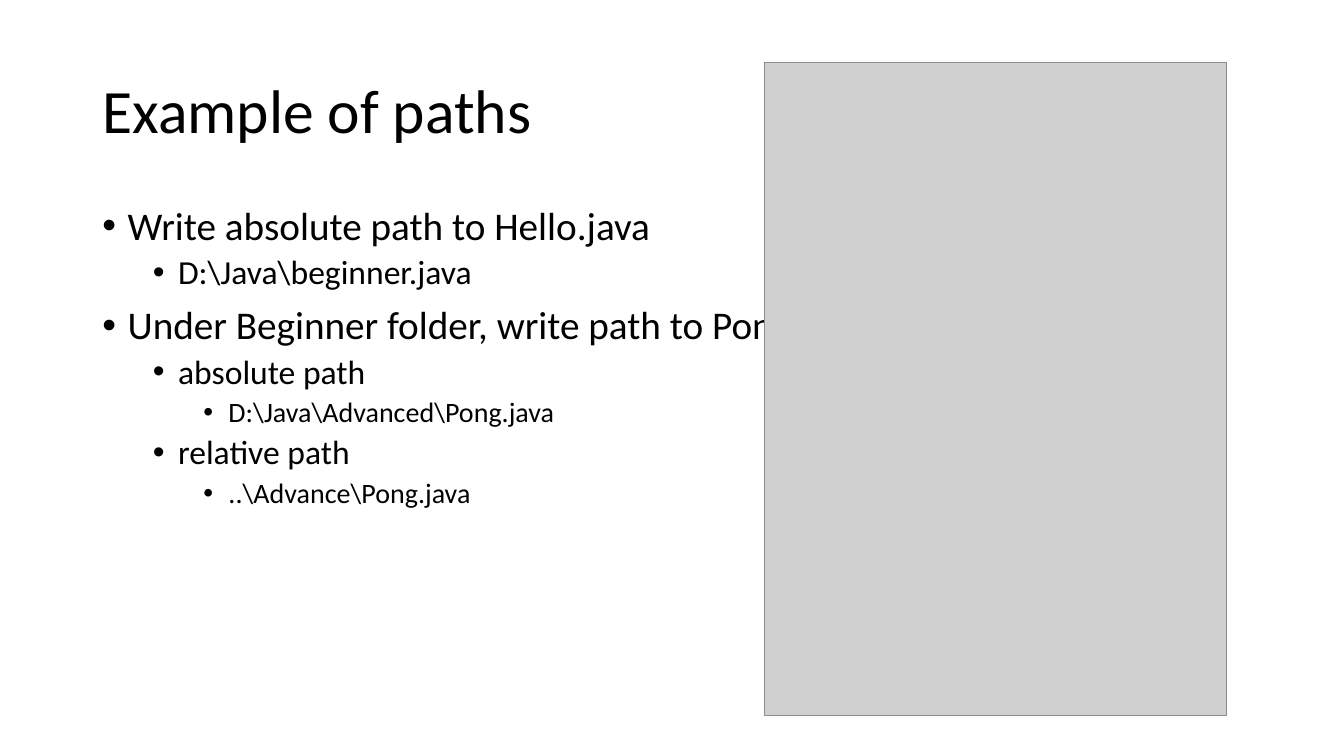
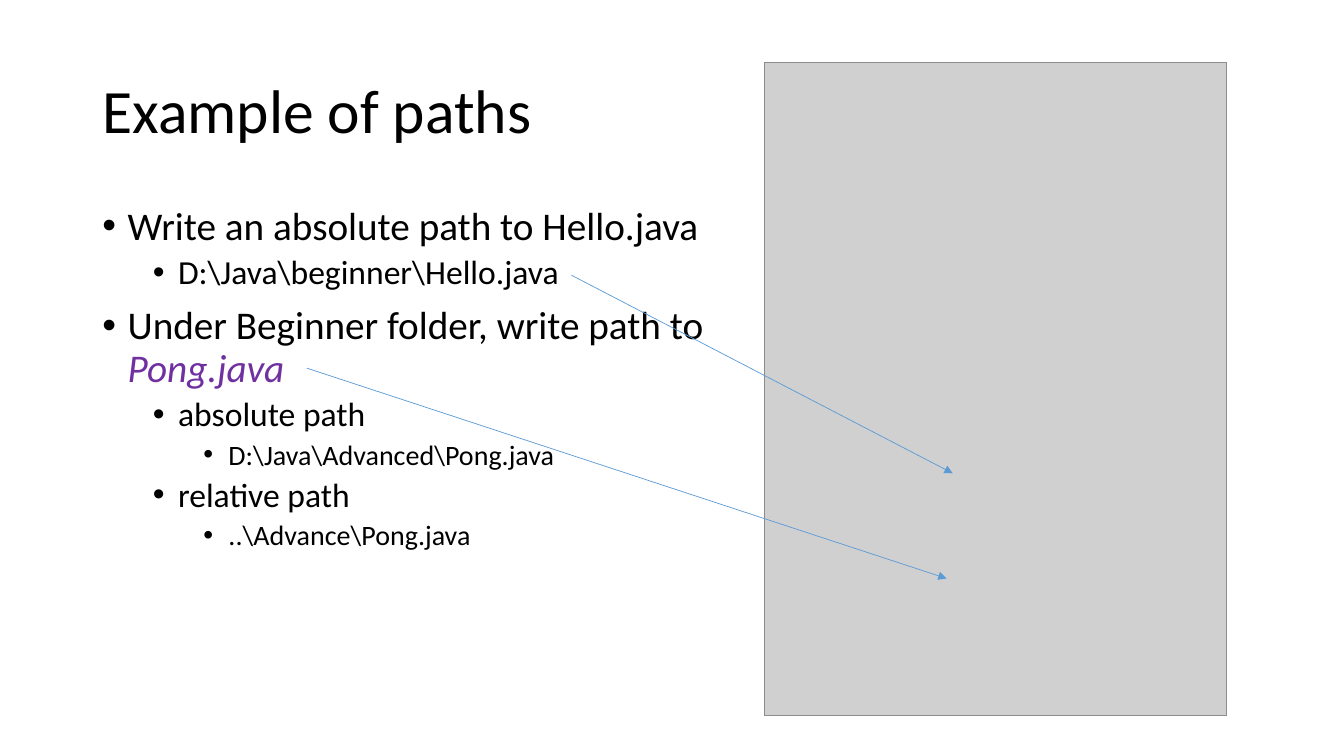
Before and after one commit to frankwxu/digital-forensics-lab, a slide deck: slide 7 of Basic_Computer_Skills_for_Forensics/0_Win_command_line_tutorial.pptx. Drawn at 1344x756 pixels with LibreOffice and Linux fonts; fonts in the diff are those of the drawing; grey boxes stand for pictures; background and template pictures are left out. Boxes give left, top, right and bottom in pixels: in the first picture for what was removed or moved away, otherwise in the second. Text is boxed around its words. In the diff, an @@ line names an element or a change of style, - is before the commit and + after.

```diff
--- a/Basic_Computer_Skills_for_Forensics/0_Win_command_line_tutorial.pptx
+++ b/Basic_Computer_Skills_for_Forensics/0_Win_command_line_tutorial.pptx
@@ text at [128,212,698,290]: text changed @@
-• Write absolute path to Hello.java
-  • D:\Java\beginner.java
+• Write an absolute path to Hello.java
+  • D:\Java\beginner\Hello.java
@@ arrow added from (572, 275) to (953, 474), #5B9BD5 0.5 pt @@
@@ text at [128,306,703,389]: text colour #000000 to #7030A0, italic on in "Pong.java" @@
@@ arrow added from (307, 368) to (947, 579), #5B9BD5 0.5 pt @@
```
Also in this commit, not shown: 7 other slides changed, 1 other file.
